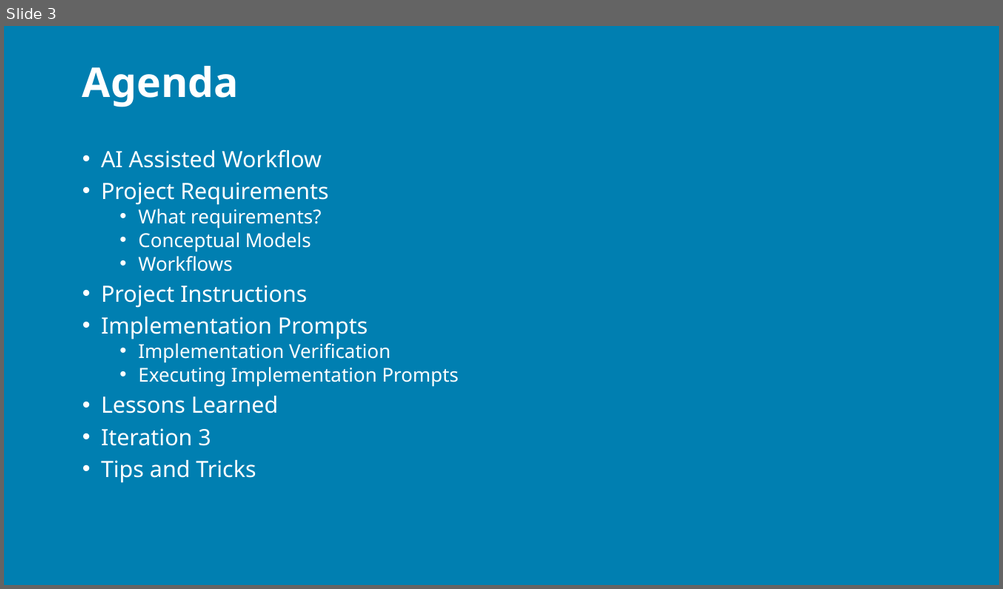
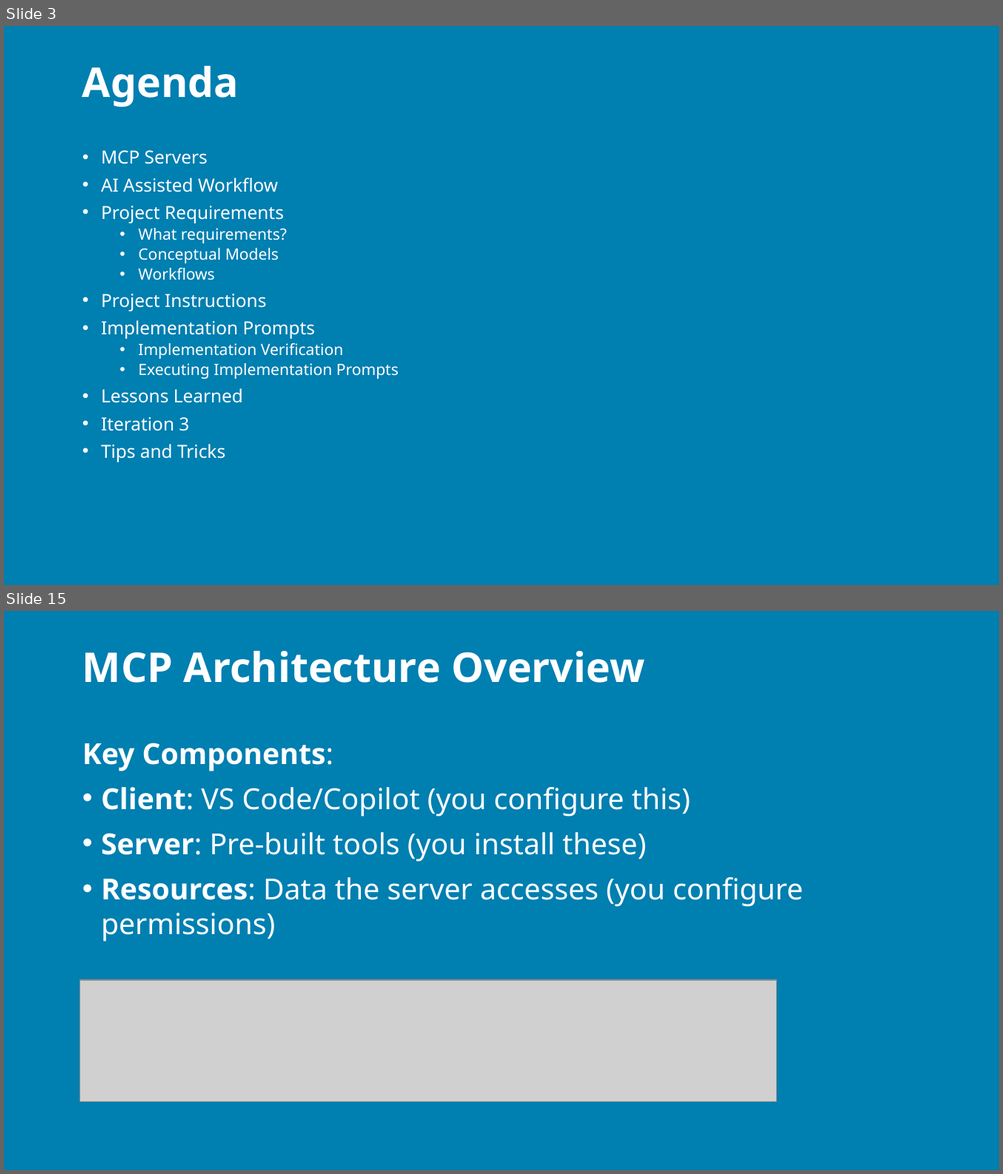
Before and after one commit to j0hnnymiller/AI-Assisted-Software-Development, a slide deck: Slides/AIASD-Greenfield-slides.pptx. Shown one above the other, each under a label of ours: slide 3 before the commit, slides 3 and 15 after it; the slides between them are not shown. The pictures are 1003x589 and 1003x1174 pixels, drawn with LibreOffice and Linux fonts; fonts in the diff are those of the drawing; grey boxes stand for pictures; background and template pictures are left out. Boxes give left, top, right and bottom in pixels: in the first picture for what was removed or moved away, otherwise in the second. Text is boxed around its words. In the diff, an @@ line names an element or a change of style, - is before the commit and + after.

```diff
--- a/Slides/AIASD-Greenfield-slides.pptx
+++ b/Slides/AIASD-Greenfield-slides.pptx
@@ slide 15 added at <box>4,611,999,1170</box>, background picture (left out) @@
@@ title added at <box>82,651,644,683</box>, 29.7 pt, text #FFFFFF, bold @@
+MCP Architecture Overview
@@ text added at <box>82,743,802,942</box>, 21 pt, text #FFFFFF @@
+Key Components:
+• Client: VS Code/Copilot (you configure this)
+• Server: Pre-built tools (you install these)
+• Resources: Data the server accesses (you configure permissions)
@@ picture added at <box>79,980,776,1102</box> @@
@@ slide 3 changed as well @@
@@ text at <box>101,150,208,164</box>: paragraph added @@
+• MCP Servers
@@ text at <box>101,178,398,463</box>: size 16.3 to 13.1 pt in "AI Assisted Workflow", "Project Requirements", "Project Instructions", "Implementation Prompts" and 3 more places; size 13.9 to 11.2 pt in "What requirements?", "Conceptual Models", "Workflows", "Implementation Verification" and 1 more places @@
```
Also in this commit, not shown: 4 other slides changed, 32 other slides added, 1 slide removed.
